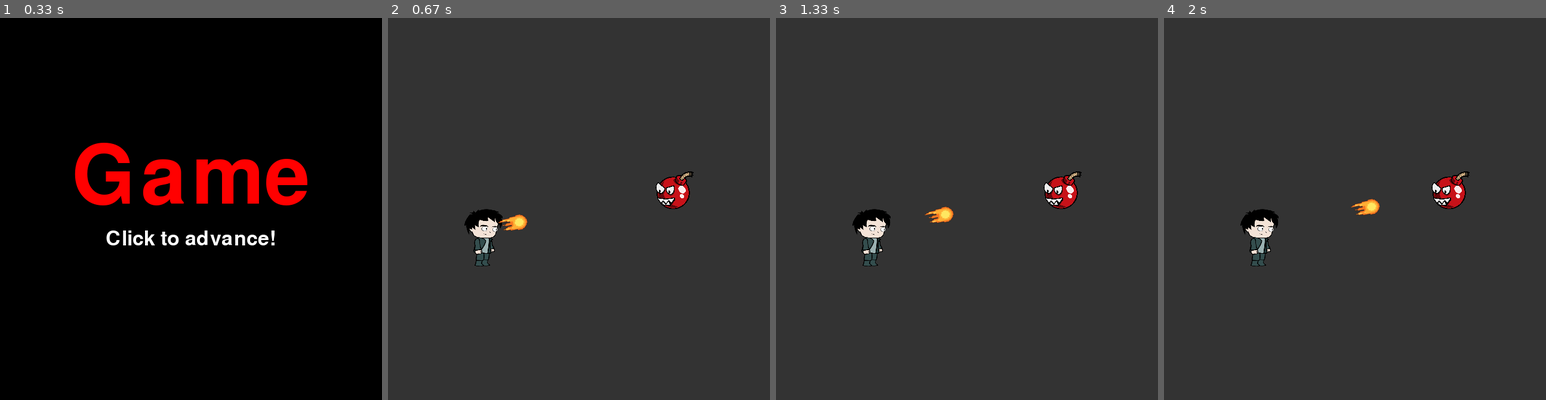
Above: before the commit, frames 1-4 (left to right).
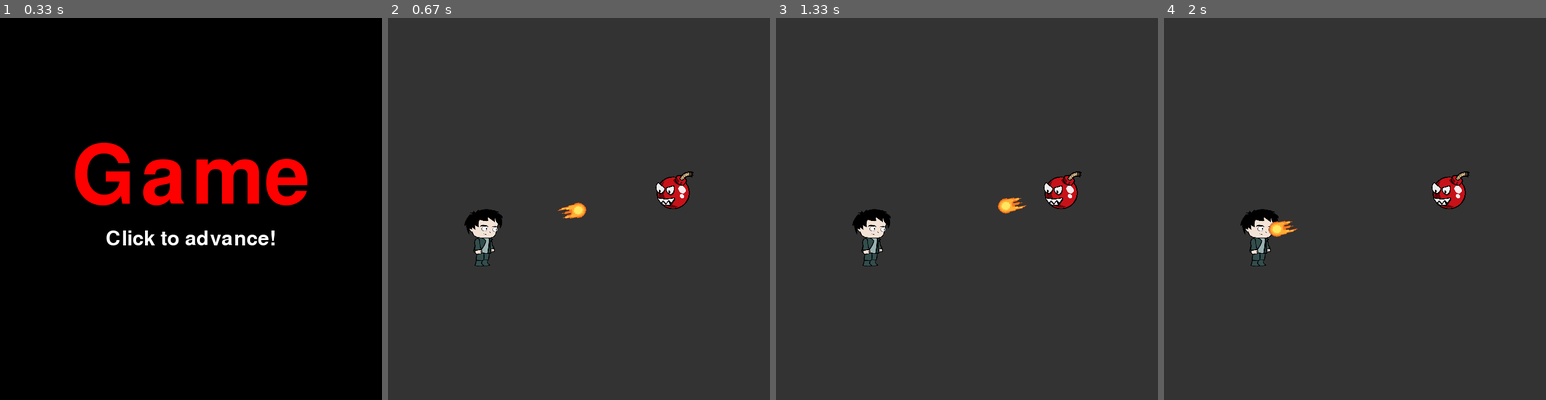
Above: after the commit, the same moments.

Repository: VagishVela/project-pygames
Game: pygame game, started from main.py
The game is run twice, just before and just after one commit, with the same random seed, the same clock (stepped at 60 frames per second) and the same inputs.
Inputs (mouse positions are in pixels of both pictures, inside the frame that each line leads up to):
- Up to frame 1 (0.33 s): no input
- Up to frame 2 (0.67 s): click (579, 209) at 0.38 s
- Up to frame 3 (1.33 s): no input
- Up to frame 4 (2 s): no input

Frame 1 is identical in both runs. In frame 2, 0.4% of the frame differs, in the area x 28-53%, y 48-56%; in frame 3, 0.4%; in frame 4, 0.4%, in the area x 27-57%, y 47-58%.

Commit message:
Player attack and enemy attack

Diff:
--- a/game/entities/enemy.py
+++ b/game/entities/enemy.py
@@ -17,8 +17,9 @@
             "health": 70,
         }
         self.visible = True
-    def take_damage(self, player_abilities):
-        pass
+    def take_damage(self, p_ability):
+        self.abilities["health"] -= (p_ability["attack"] * (100-self.abilities["damage"])/100)
+        print(self.abilities["health"])
 
     def draw(self, screen: Surface):
         screen.blit(self.image, self.pos)
--- a/game/entities/player.py
+++ b/game/entities/player.py
@@ -16,6 +16,10 @@
             "damage": 20,
             "health": 100,
         }
+        self.has_shield = True
+
+    def take_damage(self, e_ability):
+        self.abilities["health"] -= (e_ability["attack"] * (100-self.abilities["damage"])/100)
 
     def draw(self, screen: Surface, world_spece=False):
         if not world_spece:
--- a/game/views/battle.py
+++ b/game/views/battle.py
@@ -1,5 +1,6 @@
 """ Implements the Battle view """
 
+from asyncio import sleep
 import pygame
 from pygame import Surface
 from pygame.sprite import Sprite
@@ -20,16 +21,22 @@
         self.player.pos = (self.width*0.2, self.height*0.5)
 
         self.enemy = Enemy(self.width*0.7, self.height*0.4, (64, 64))
-        print(self.enemy.rect)
         self.projectiles = []
         self.player_attack()
 
     def on_update(self):
         for projectile in self.projectiles:
             projectile.update()
-            if projectile.check_collision(self.enemy):
-                print("COLLIDEDDD")
-                self.enemy.take_damage(self.player.abilities)
+            if projectile.check_collision(self.enemy) or projectile.check_collision(self.player):
+                self.projectiles.remove(projectile)
+                if projectile.is_mine:
+                    self.enemy.take_damage(self.player.abilities)
+                else:
+                    self.player.take_damage(self.enemy.abilities)
+                    self.my_turn = True
+
+                # TODO Somehow wait for some seconds and execute the next line
+                if not self.my_turn: self.enemy_attack()
 
         for event in pygame.event.get():
             print("EVENT")
@@ -44,11 +51,31 @@
 
     def player_attack(self):
         # play some Attack animation
-        projectile_direction = (
+        projectile_direction = pygame.math.Vector2(
             (self.enemy.pos[0] + self.enemy.rect[0]/2) - self.player.pos[0],
-            (self.enemy.pos[1] + self.enemy.rect[1]/2) - self.player.pos[1],
+            (self.enemy.pos[1] + self.enemy.rect[1]/2) - self.player.pos[1]
         )
-        self.projectiles.append(Projectile(self.player.pos, projectile_direction))
+        projectile_direction = projectile_direction.normalize()
+        projectile_position = (
+            self.player.pos[0] + projectile_direction.x*50,
+            self.player.pos[1] + projectile_direction.y*50
+        )
+        self.projectiles.append(Projectile(projectile_position, tuple(projectile_direction), True))
+        self.my_turn = False
+
+    def enemy_attack(self):
+        # play some Attack animation
+        projectile_direction = pygame.math.Vector2(
+            (self.enemy.pos[0] + self.enemy.rect[0]/2) - self.player.pos[0],
+            (self.enemy.pos[1] + self.enemy.rect[1]/2) - self.player.pos[1]
+        )
+        projectile_direction = -projectile_direction.normalize()
+        projectile_position = (
+            self.enemy.pos[0] + projectile_direction.x*50,
+            self.enemy.pos[1] + projectile_direction.y*50
+        )
+        self.projectiles.append(Projectile(projectile_position, tuple(projectile_direction), False))
+
 
     def player_dodge(self):
         pass
@@ -74,18 +101,19 @@
             -math.degrees(math.atan2(self.direction[1], self.direction[0])),
             1.5
         )
+        self.rect = self.image.get_rect()
 
     def update(self):
-        self.x += self.direction[0] * self.speed * 0.001
-        self.y += self.direction[1] * self.speed * 0.001
+        self.x += self.direction[0] * self.speed * 1
+        self.y += self.direction[1] * self.speed * 1
 
     def draw(self, screen: Surface):
         screen.blit(self.image, (self.x, self.y))
 
-    def check_collision(self, enemy: Enemy):
+    def check_collision(self, entity: Player | Enemy):
         return not (
-            self.x < enemy.pos[0] or
-            self.x > enemy.pos[0]+enemy.rect.w or
-            self.y < enemy.pos[1] or
-            self.y > enemy.pos[1]+enemy.rect.h
+            self.x + self.rect.w/2 < entity.pos[0] or
+            self.x + self.rect.w/2 > entity.pos[0]+entity.rect.w or
+            self.y + self.rect.h/2 < entity.pos[1] or
+            self.y + self.rect.h/2 > entity.pos[1]+entity.rect.h
         )
